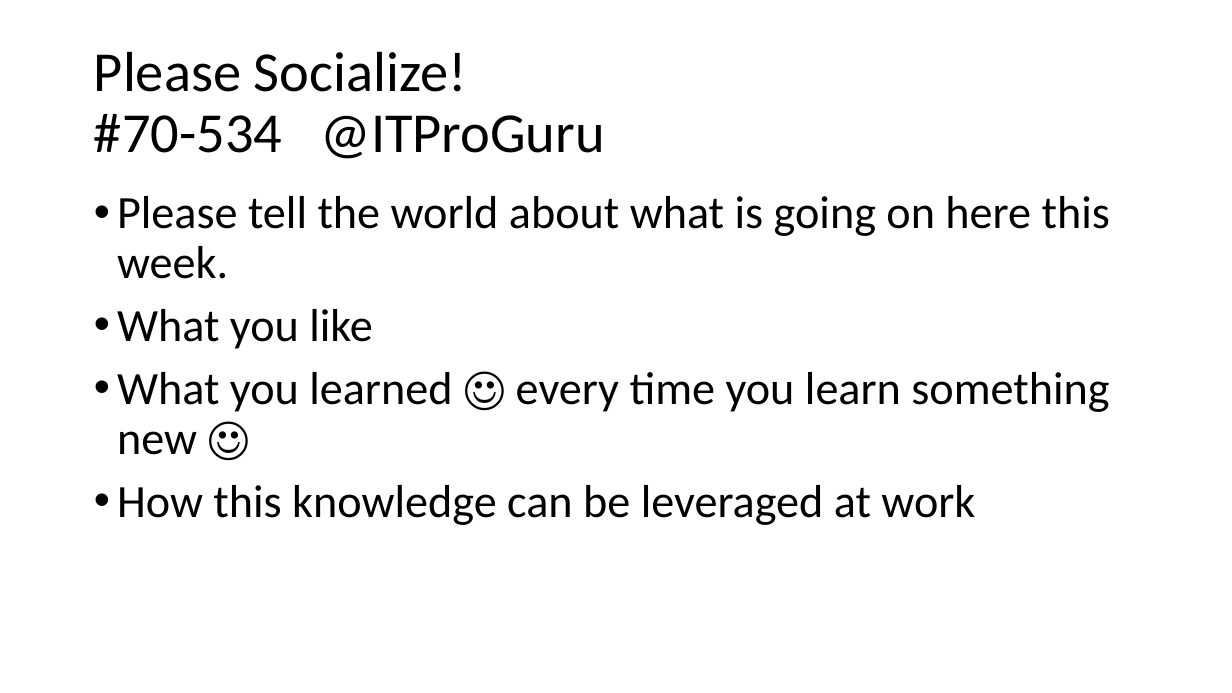
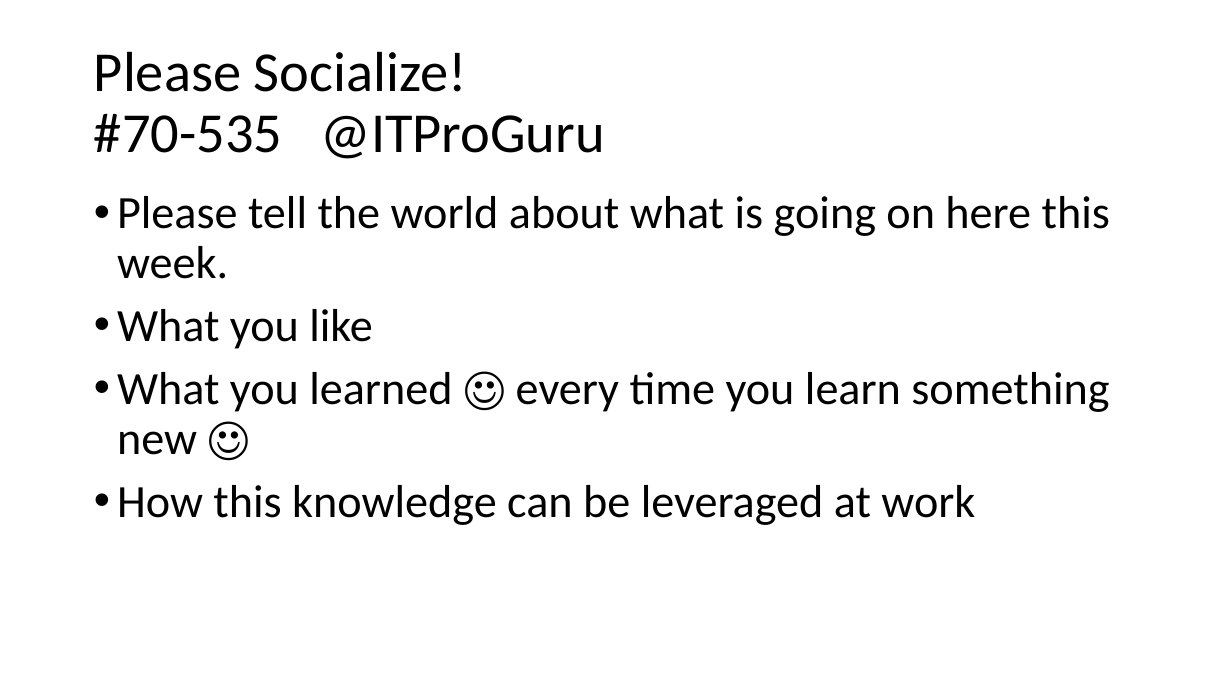
Before and after one commit to guruskill/70-535, a slide deck: slide 3 of Presentations/2018-01-NYC/Opening-70-535-Certification-JumpStart-Q&A.pptx. Drawn at 1232x693 pixels with LibreOffice and Linux fonts; fonts in the diff are those of the drawing. Boxes give left, top, right and bottom in pixels: in the first picture for what was removed or moved away, otherwise in the second. Text is boxed around its words. In the diff, an @@ line names an element or a change of style, - is before the commit and + after.

```diff
--- a/Presentations/2018-01-NYC/Opening-70-535-Certification-JumpStart-Q&A.pptx
+++ b/Presentations/2018-01-NYC/Opening-70-535-Certification-JumpStart-Q&A.pptx
@@ title at [94, 51, 605, 159]: text changed @@
-Please Socialize!
-#70-534 @ITProGuru
+Please Socialize!
+#70-535 @ITProGuru
```
Also in this commit, not shown: 1 other slide changed, 2 other files.
